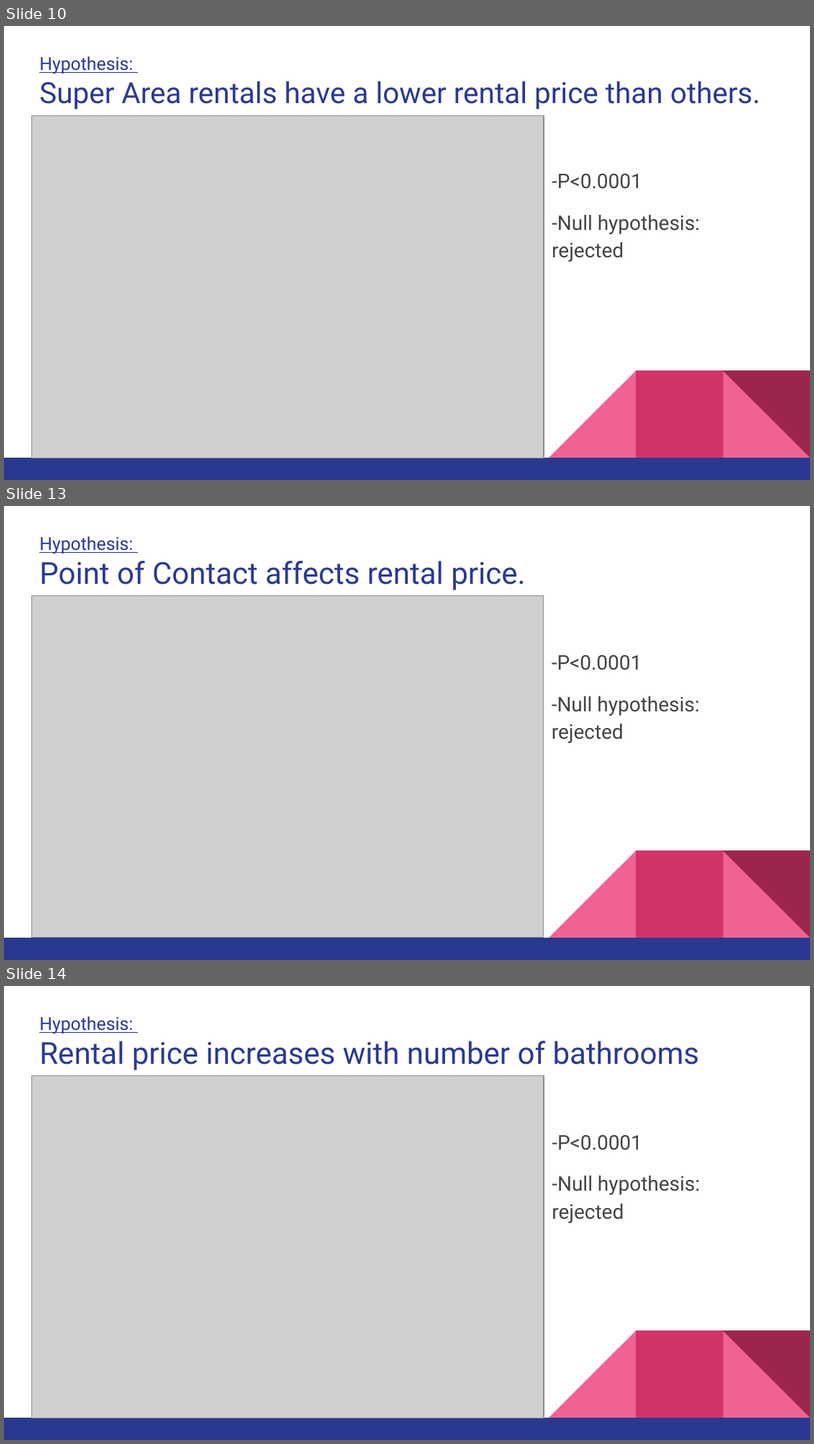
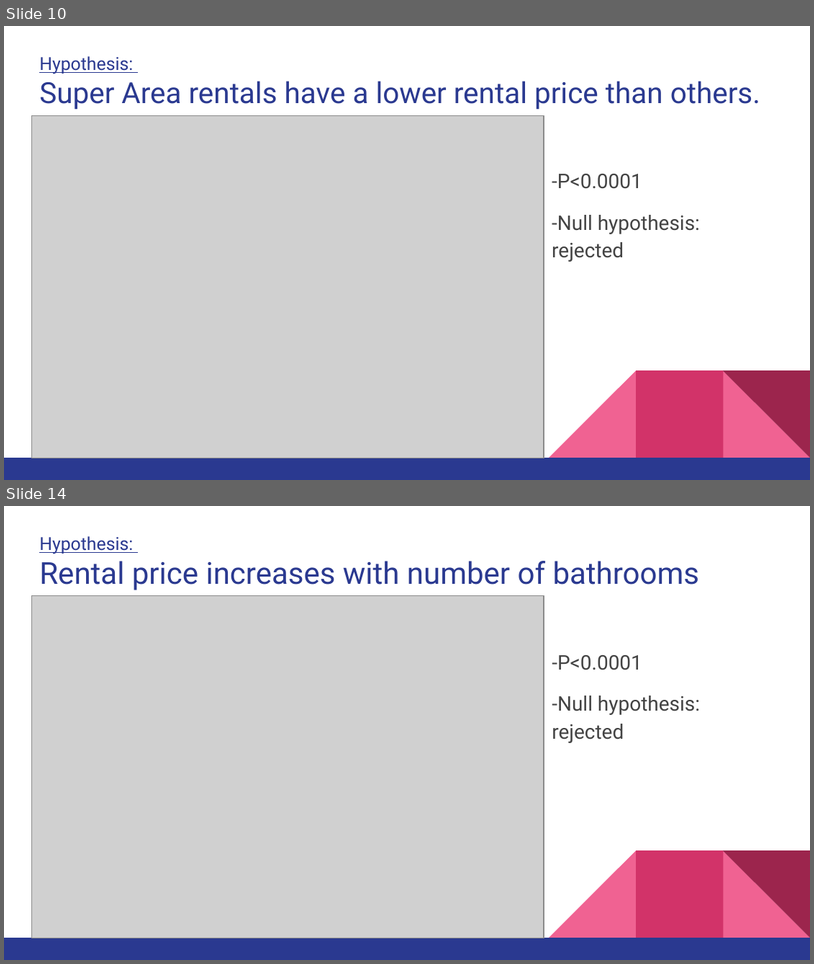
Before and after one commit to FrankMS3/Project-one, a slide deck: Project 1 Presentation.pptx. Shown one above the other, each under a label of ours: slides 10, 13 and 14 before the commit, slides 10 and 14 after it; the slides between them are not shown. The pictures are 814x1444 and 814x964 pixels, drawn with LibreOffice and Linux fonts; fonts in the diff are those of the drawing; grey boxes stand for pictures. Boxes give left, top, right and bottom in pixels: in the first picture for what was removed or moved away, otherwise in the second. Text is boxed around its words. In the diff, an @@ line names an element or a change of style, - is before the commit and + after.

```diff
--- a/Project 1 Presentation.pptx
+++ b/Project 1 Presentation.pptx
@@ slide 13 removed at (x1=4, y1=506, x2=810, y2=960), background #FFFFFF; not listed: 5 template elements that a slide beside it also shows @@
@@ title removed at (x1=39, y1=536, x2=525, y2=590) @@
-Hypothesis:
-Point of Contact affects rental price.
@@ picture removed at (x1=31, y1=595, x2=543, y2=937) @@
@@ text removed at (x1=552, y1=655, x2=700, y2=743) @@
--P<0.0001
--Null hypothesis: rejected
```
Also in this commit, not shown: 3 slides changed, 2 slides added, 1 other file.
